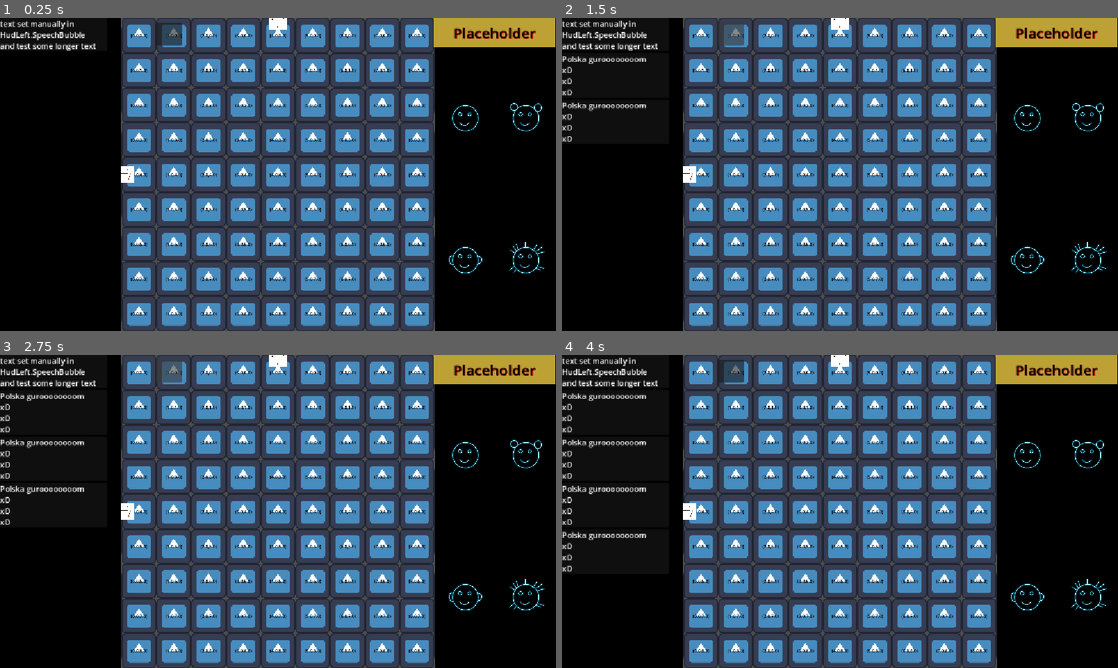
Above: before the commit, frames 1-4 (two rows, left to right).
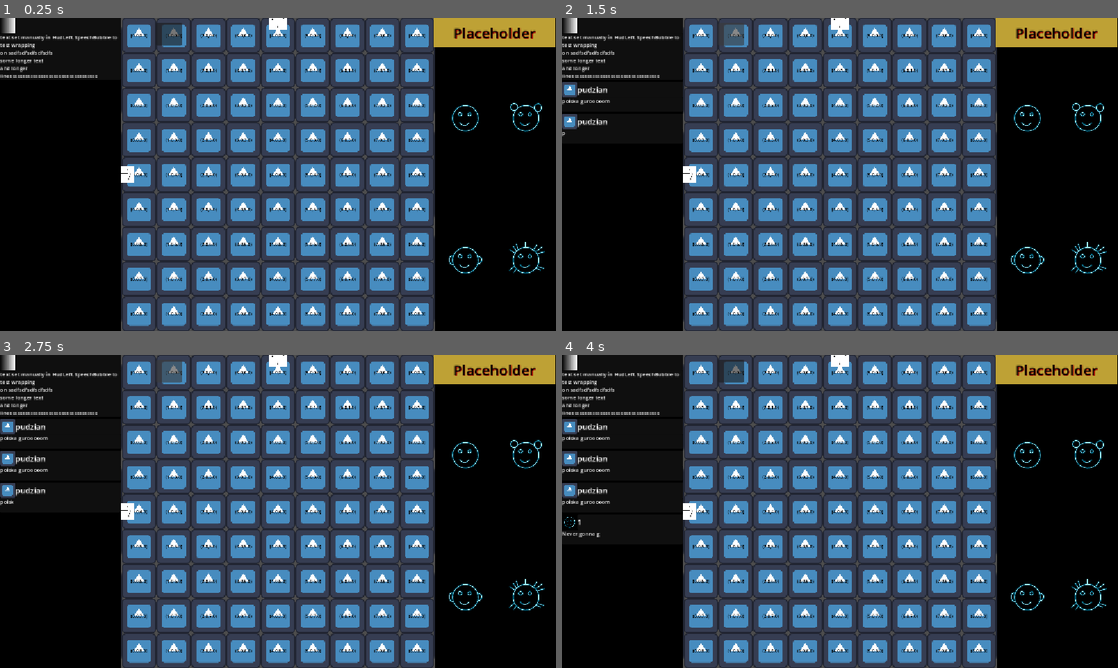
Above: after the commit, the same moments.

Repository: Wallted/ldjam-60
Game: Godot game, scene res://main.tscn
The game is run twice, just before and just after one commit, with the same random seed, the same clock (stepped at 60 frames per second) and the same inputs. The engine's default icon, where the game draws it, is replaced by a stand-in: a white triangle on a blue panel in a dark square.
Inputs (mouse positions are in pixels of both pictures, inside the frame that each line leads up to):
- Up to frame 1 (0.25 s): no input
- Up to frame 2 (1.5 s): click (728, 33) at 0.5 s; click (728, 33) at 1.25 s
- Up to frame 3 (2.75 s): click (166, 370) at 2 s
- Up to frame 4 (4 s): tap Enter at 2.75 s; move the mouse to (634, 408) at 2.77 s; hold 1 (speak_1) 2.78-3.53 s; click (634, 408) at 2.92 s; tap 2 (speak_2) at 3.05, 3.6 s; move the mouse to (634, 511) at 3.52 s; click (634, 511) at 3.67 s; tap 3 (speak_3) at 3.8 s

The runs differ from the first frame. In frame 1, 1.2% of the frame differs, in the area x 0-22%, y 0-20%; in frame 2, 2.0%; in frame 3, 2.4%; in frame 4, 2.8%, in the area x 0-22%, y 0-70%.

Commit message:
Adasium/chat improvements (#15)
* improve chat experience

* Add more sending message logic

* remove game.tscn

* fix bubble message author

* move most of sending message logic to DialogManagier

* remove hud reference fromage me scene

* remove unused hud.send_message

Diff:
--- a/HUD/button.gd
+++ /dev/null
@@ -1,9 +0,0 @@
-extends Button
-@onready var hud_left: HUDLeft = $".."
-
-func _ready():
-	self.pressed.connect(_button_pressed)
-
-
-func _button_pressed():
-	hud_left.send_message()
--- a/HUD/hud.gd
+++ b/HUD/hud.gd
@@ -12,7 +12,3 @@
 # Called every frame. 'delta' is the elapsed time since the previous frame.
 func _process(_delta: float) -> void:
 	pass
-
-
-func send_message(message: String):
-	hud_left.send_message(message)
--- a/HUD/hud_left.gd
+++ b/HUD/hud_left.gd
@@ -1,13 +1,16 @@
 extends Control
 class_name HUDLeft
 
+@onready var scroll_container: ScrollContainer = $ScrollContainer
+@onready var chat_window: Control = $ScrollContainer/ChatWindow
+@onready var test_button: Button = $Button
+const SPEECH_BUBBLE = preload("uid://dsg5bxkh2cocg")
 
-@onready var chat_window: Control = $ScrollContainer/ChatWindow
-const SPEECH_BUBBLE = preload("uid://dsg5bxkh2cocg")
 
 # Called when the node enters the scene tree for the first time.
 func _ready() -> void:
-	pass # Replace with function body.
+	test_button.pressed.connect(DialogManagier._send_test_message)
+	DialogManagier.message_sent.connect(send_message)
 
 
 # Called every frame. 'delta' is the elapsed time since the previous frame.
@@ -18,8 +21,23 @@
 func send_message(
 	author: String = 'Mariusz Pudzianowski',
 	message: String = 'Polska guroooooooom\nxD\nxD\nxD',
+	duration: float = 0.0,
+	avatar: Texture2D = null,
 ):
+	var last_message = chat_window.get_child(-1) as SpeechBubble
+	if last_message != null:
+		last_message.force_display()
 	var speech_bubble = SPEECH_BUBBLE.instantiate() as SpeechBubble
 	speech_bubble.text = message
 	speech_bubble.author = author
+	speech_bubble.duration = duration
 	chat_window.add_child(speech_bubble)
+	if avatar != null:
+		speech_bubble.avatar.texture = avatar
+	get_tree().create_timer(.01).timeout.connect(
+		func () -> void:
+			scroll_container.set_deferred(
+				"scroll_vertical",
+				scroll_container.get_v_scroll_bar().max_value + 200,
+			)
+	)
--- a/HUD/hud_left.tscn
+++ b/HUD/hud_left.tscn
@@ -2,7 +2,6 @@
 
 [ext_resource type="Script" uid="uid://u4ulo85n4q2g" path="res://HUD/hud_left.gd" id="1_2ihca"]
 [ext_resource type="PackedScene" uid="uid://dsg5bxkh2cocg" path="res://speech_bubble/speech_bubble.tscn" id="1_y81a5"]
-[ext_resource type="Script" uid="uid://de7ujkkpaaty7" path="res://HUD/button.gd" id="2_kdo4x"]
 
 [node name="HUDLeft" type="Control" unique_id=488148864]
 layout_mode = 3
@@ -23,15 +22,18 @@
 offset_bottom = 648.0
 
 [node name="ChatWindow" type="VBoxContainer" parent="ScrollContainer" unique_id=216737008]
-custom_minimum_size = Vector2(222, 339.93)
 layout_mode = 2
+size_flags_horizontal = 3
+size_flags_vertical = 3
 
 [node name="SpeechBubble" parent="ScrollContainer/ChatWindow" unique_id=35894961 instance=ExtResource("1_y81a5")]
-custom_minimum_size = Vector2(30, 69)
+custom_minimum_size = Vector2(30, 128)
 layout_mode = 2
 author = ""
-text = "text set manually in HudLeft.SpeechBubble
-and test some longer text"
+text = "text set manually in HudLeft.SpeechBubble to test wrapping
+on sadfsdfsdfsdfsdfs
+some longer text
+and longer linessssssssssssssssssssssssssssssssss"
 
 [node name="Button" type="Button" parent="." unique_id=1452632014]
 layout_mode = 0
@@ -39,4 +41,3 @@
 offset_top = 10.0
 offset_right = 377.0
 offset_bottom = 57.0
-script = ExtResource("2_kdo4x")
--- /dev/null
+++ b/dialog_managier.gd
@@ -0,0 +1,55 @@
+extends Node
+
+
+signal message_sent(
+	author: String,
+	message: String,
+	duration: float,
+	avatar: Texture2D,
+)
+
+
+func send_message(
+	author: String = '',
+	message: String = '',
+	duration: float = 0.0,
+	avatar: Texture2D = null,
+):
+	var avatars = {
+		"pudzian": preload("res://icon.svg"),
+		"1": preload("uid://cjilmcj7xjcec"),
+		"2": preload("uid://gb72nd0ogcis"),
+		"3": preload("uid://djt4o420wvuig"),
+		"4": preload("uid://yjtwwdhgh4ca"),
+	}
+	avatar = avatars.get(author)
+
+	message_sent.emit(
+		author,
+		message,
+		duration,
+		avatar,
+	)
+
+
+func _send_test_message() -> void:
+	var author = "pudzian"
+	var message = "polska gurooooom"
+
+	if Input.is_action_pressed("speak_1"):
+		author = "1"
+		message = "Never gonna give you up"
+	if Input.is_action_pressed("speak_2"):
+		author = "2"
+		message = "Never gonna let you down"
+	if Input.is_action_pressed("speak_3"):
+		author = "3"
+		message = "Never gonna run around"
+	if Input.is_action_pressed("speak_4"):
+		author = "4"
+		message = "And desert you"
+	send_message(
+		author,
+		message,
+		2.0,
+	)
--- a/game/game.gd
+++ b/game/game.gd
@@ -2,7 +2,7 @@
 
 # Called when the node enters the scene tree for the first time.
 func _ready() -> void:
-	pass # Replace with function body.
+	pass
 
 # Called every frame. 'delta' is the elapsed time since the previous frame.
 func _process(_delta: float) -> void:
--- a/project.godot
+++ b/project.godot
@@ -14,6 +14,10 @@
 run/main_scene="uid://b2fmexmangpdu"
 config/features=PackedStringArray("4.7", "GL Compatibility")
 config/icon="res://icon.svg"
+
+[autoload]
+
+DialogManagier="*uid://cb7d0gsgwmep5"
 
 [display]
 
--- a/speech_bubble/speech_bubble.gd
+++ b/speech_bubble/speech_bubble.gd
@@ -2,17 +2,33 @@
 extends Control
 class_name SpeechBubble
 
-@onready var panel_container: PanelContainer = $PanelContainer
-@onready var text_node: RichTextLabel = $PanelContainer/Text
+@onready var text_container: PanelContainer = $TextContainer
+@onready var text_node: RichTextLabel = $TextContainer/Text
+@onready var author_node: RichTextLabel = $AuthorContainer/Author
 
-@export var author = '<placeholder author>'
+@onready var avatar: TextureRect = $Avatar
+@export var duration: float = 0.0
+
+@export_multiline var author: String = '<placeholder author>':
+	set(value):
+		author = value
+		$AuthorContainer/Author.text = value
+
 @export_multiline var text: String = '<placeholder text>':
 	set(value):
 		text = value
-		$PanelContainer/Text.text = value
+		$TextContainer/Text.text = value
+
+func _process(delta: float) -> void:
+	if duration:
+		if text_node.visible_ratio <= 1.0:
+			text_node.visible_ratio += delta/duration
+	else:
+		text_node.visible_ratio = 1.0
 
 func _ready():
 	text_node.text = text
+	text_node.visible_ratio = 0.0
 
 	text_node.fit_content = true
 	text_node.autowrap_mode = TextServer.AUTOWRAP_WORD_SMART
@@ -23,4 +39,7 @@
 	call_deferred("_update_bubble_size")
 
 func _update_bubble_size() -> void:
-	custom_minimum_size.y = panel_container.get_combined_minimum_size().y
+	custom_minimum_size.y = text_container.get_combined_minimum_size().y + avatar.size.y
+
+func force_display():
+	text_node.visible_ratio = 1.0
--- a/speech_bubble/speech_bubble.tscn
+++ b/speech_bubble/speech_bubble.tscn
@@ -1,6 +1,11 @@
 [gd_scene format=3 uid="uid://dsg5bxkh2cocg"]
 
 [ext_resource type="Script" uid="uid://duawx1lpcrybo" path="res://speech_bubble/speech_bubble.gd" id="1_ti646"]
+
+[sub_resource type="Gradient" id="Gradient_triwo"]
+
+[sub_resource type="GradientTexture2D" id="GradientTexture2D_triwo"]
+gradient = SubResource("Gradient_triwo")
 
 [sub_resource type="StyleBoxFlat" id="StyleBoxFlat_a23f0"]
 bg_color = Color(0.6, 0.6, 0.6, 0)
@@ -11,7 +16,7 @@
 border_color = Color(0.84281015, 0, 0.0017037323, 1)
 
 [node name="SpeechBubble" type="Control" unique_id=197747971]
-custom_minimum_size = Vector2(30, 30)
+custom_minimum_size = Vector2(30, 62)
 layout_mode = 3
 anchors_preset = 15
 anchor_right = 1.0
@@ -20,19 +25,45 @@
 grow_vertical = 2
 script = ExtResource("1_ti646")
 
-[node name="PanelContainer" type="PanelContainer" parent="." unique_id=1933849306]
+[node name="Avatar" type="TextureRect" parent="." unique_id=702780052]
+custom_minimum_size = Vector2(1, 1)
+layout_mode = 0
+offset_right = 32.0
+offset_bottom = 32.0
+texture = SubResource("GradientTexture2D_triwo")
+expand_mode = 1
+
+[node name="AuthorContainer" type="PanelContainer" parent="." unique_id=272844574]
+layout_mode = 0
+offset_left = 32.0
+offset_right = 1152.0
+offset_bottom = 30.0
+
+[node name="Author" type="RichTextLabel" parent="AuthorContainer" unique_id=2143256184]
+custom_minimum_size = Vector2(32, 32)
+clip_contents = false
+layout_mode = 2
+theme_override_font_sizes/normal_font_size = 16
+text = "<placeholder author text>"
+fit_content = true
+scroll_active = false
+vertical_alignment = 1
+
+[node name="TextContainer" type="PanelContainer" parent="." unique_id=1933849306]
 custom_minimum_size = Vector2(30, 30)
 layout_mode = 1
 anchors_preset = 15
 anchor_right = 1.0
 anchor_bottom = 1.0
+offset_top = 32.0
 grow_horizontal = 2
 grow_vertical = 2
 
-[node name="Text" type="RichTextLabel" parent="PanelContainer" unique_id=2053433856]
+[node name="Text" type="RichTextLabel" parent="TextContainer" unique_id=2053433856]
 custom_minimum_size = Vector2(30, 30)
 clip_contents = false
 layout_mode = 2
+theme_override_font_sizes/normal_font_size = 11
 text = "<placeholder text>"
 fit_content = true
 scroll_active = false
Not shown, removed: HUD/button.gd.uid
Not shown: 1 places in HUD/hud_right.tscn that only renumber resources
Not shown, added: assets/audio/mumblephone.wav.import
Not shown, added: dialog_managier.gd.uid
Not shown, added: assets/audio/mumblephone.wav
